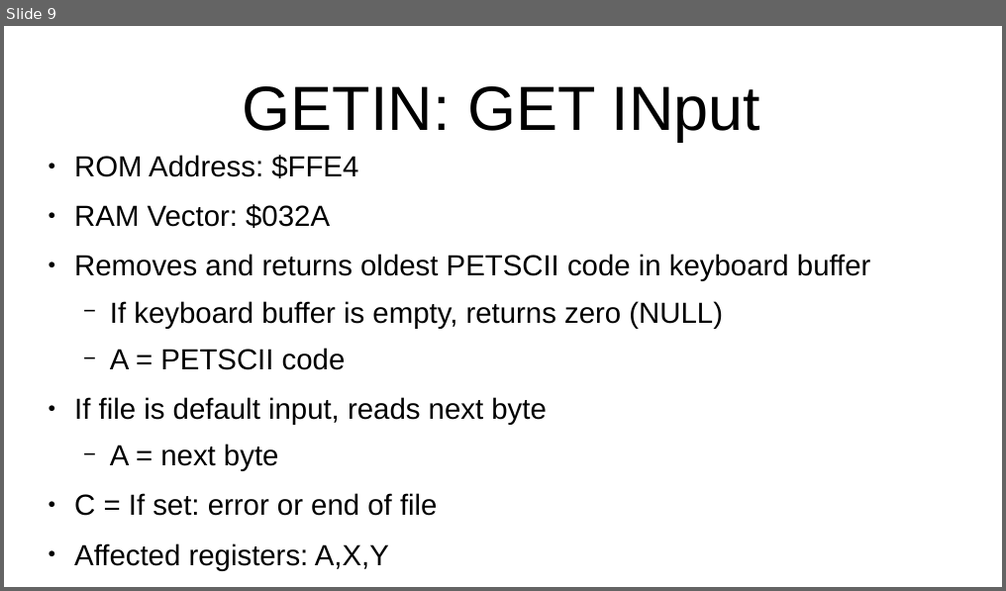
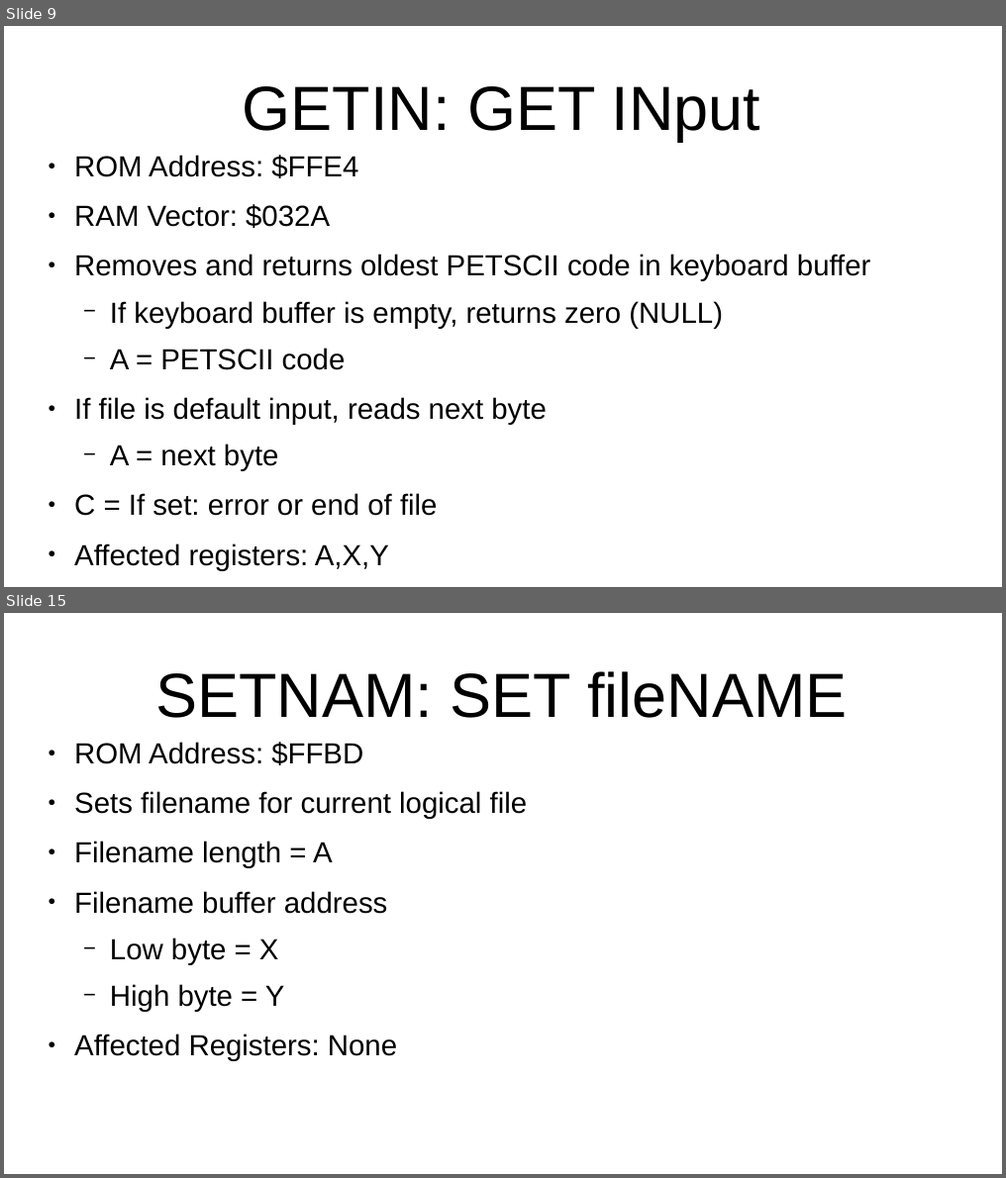
Before and after one commit to SlithyMatt/x16-assembly-tutorial, a slide deck: Lesson8/Lesson8.odp. Shown one above the other, each under a label of ours: slide 9 before the commit, slides 9 and 15 after it; the slides between them are not shown. The pictures are 1006x591 and 1006x1178 pixels, drawn with LibreOffice and Linux fonts; fonts in the diff are those of the drawing. Boxes give left, top, right and bottom in pixels: in the first picture for what was removed or moved away, otherwise in the second. Text is boxed around its words. In the diff, an @@ line names an element or a change of style, - is before the commit and + after.

```diff
--- a/Lesson8/Lesson8.odp
+++ b/Lesson8/Lesson8.odp
@@ slide 15 added at (x1=4, y1=613, x2=1002, y2=1174), background #FFFFFF @@
@@ title added at (x1=155, y1=671, x2=846, y2=718), 60 pt, text #000000 @@
+SETNAM: SET fileNAME
@@ text added at (x1=74, y1=742, x2=528, y2=1061), 28 pt, text #000000 @@
+● ROM Address: $FFBD
+● Sets filename for current logical file
+● Filename length = A
+● Filename buffer address
+  − Low byte = X
+  − High byte = Y
+● Affected Registers: None
```
Also in this commit, not shown: 3 slides changed, 8 other slides added, 1 slide removed, 1 other file.
